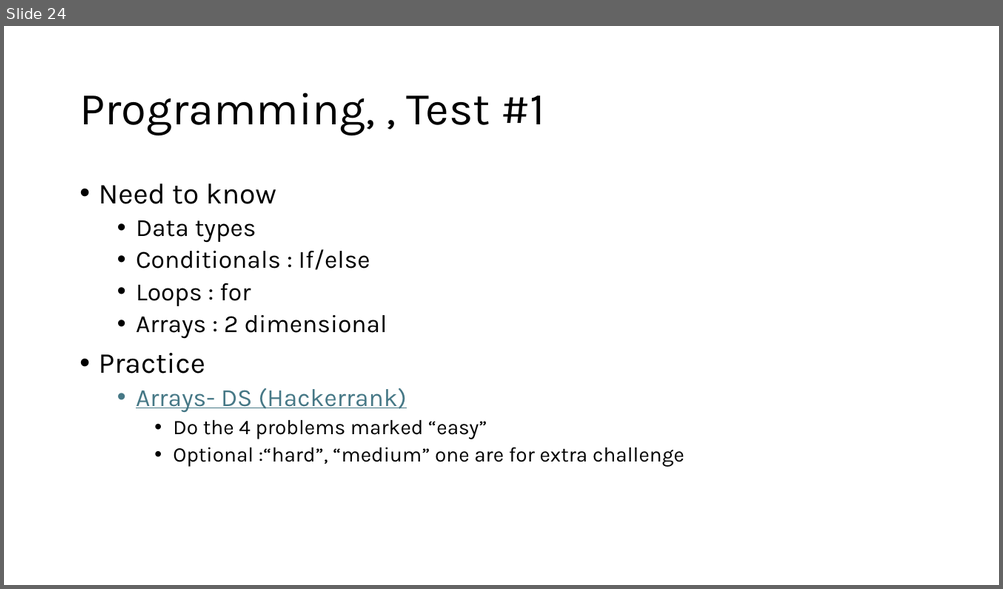
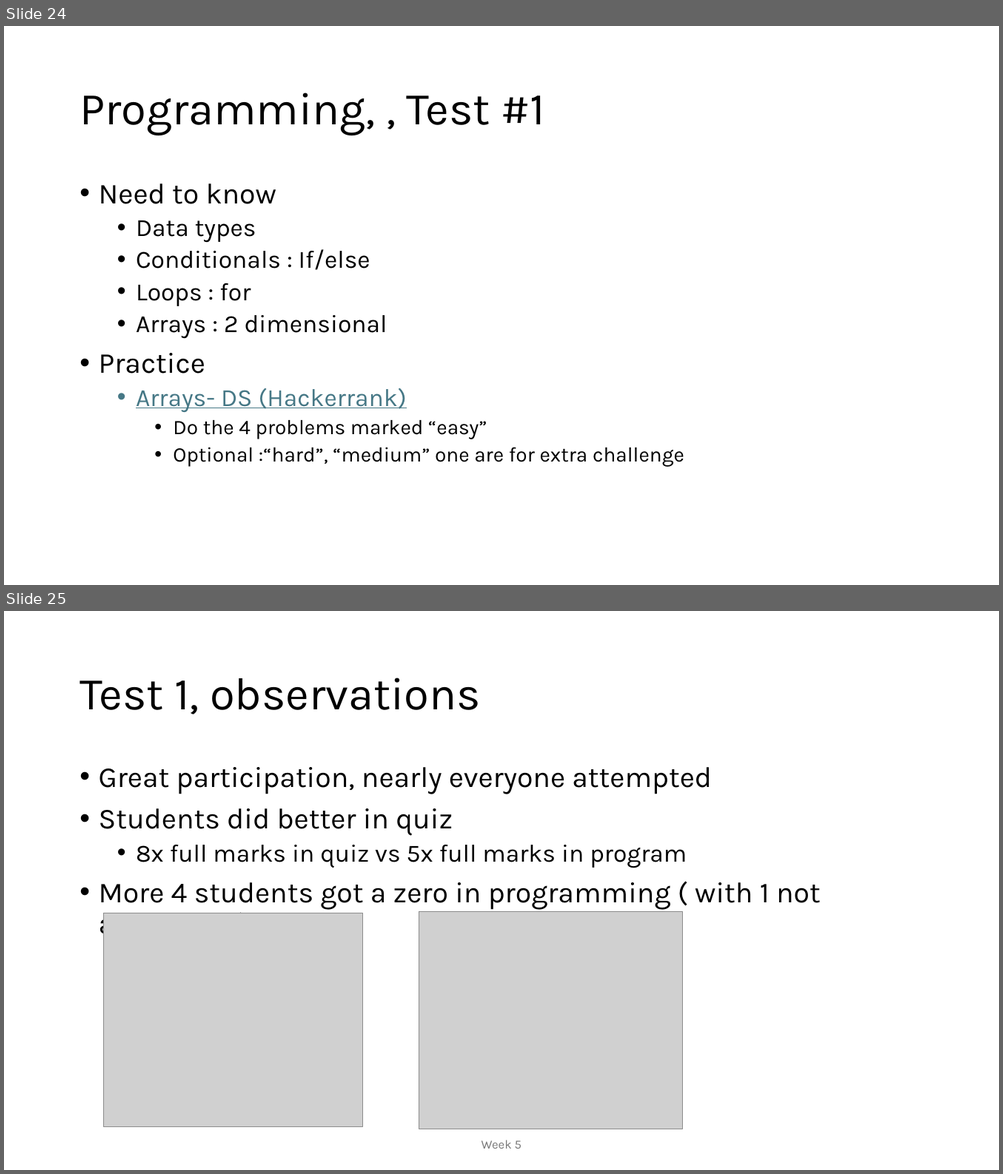
Before and after one commit to MoklaEducation/ems_winter_2025_acsl101, a slide deck: all/ExploringCSConceptsViaACSLCompetitions_all.pptx. Shown one above the other, each under a label of ours: slide 24 before the commit, slides 24 and 25 after it. The pictures are 1003x589 and 1003x1174 pixels, drawn with LibreOffice and Linux fonts; fonts in the diff are those of the drawing; grey boxes stand for pictures. Boxes give left, top, right and bottom in pixels: in the first picture for what was removed or moved away, otherwise in the second. Text is boxed around its words. In the diff, an @@ line names an element or a change of style, - is before the commit and + after.

```diff
--- a/all/ExploringCSConceptsViaACSLCompetitions_all.pptx
+++ b/all/ExploringCSConceptsViaACSLCompetitions_all.pptx
@@ slide 25 added at [4, 611, 999, 1170], background #FFFFFF @@
@@ title added at [79, 678, 481, 715], 44 pt, text #000000 @@
+Test 1, observations
@@ text added at [99, 767, 820, 941], 28 pt, text #000000 @@
+• Great participation, nearly everyone attempted
+• Students did better in quiz
+  • 8x full marks in quiz vs 5x full marks in program
+• More 4 students got a zero in programming ( with 1 not attempted)
@@ picture added at [104, 914, 363, 1128] @@
@@ picture added at [419, 911, 683, 1130] @@
@@ text added at [481, 1140, 521, 1149], 12 pt, text #797979 @@
+Week 5
```
Also in this commit, not shown: 12 other slides added, 1 other file.
